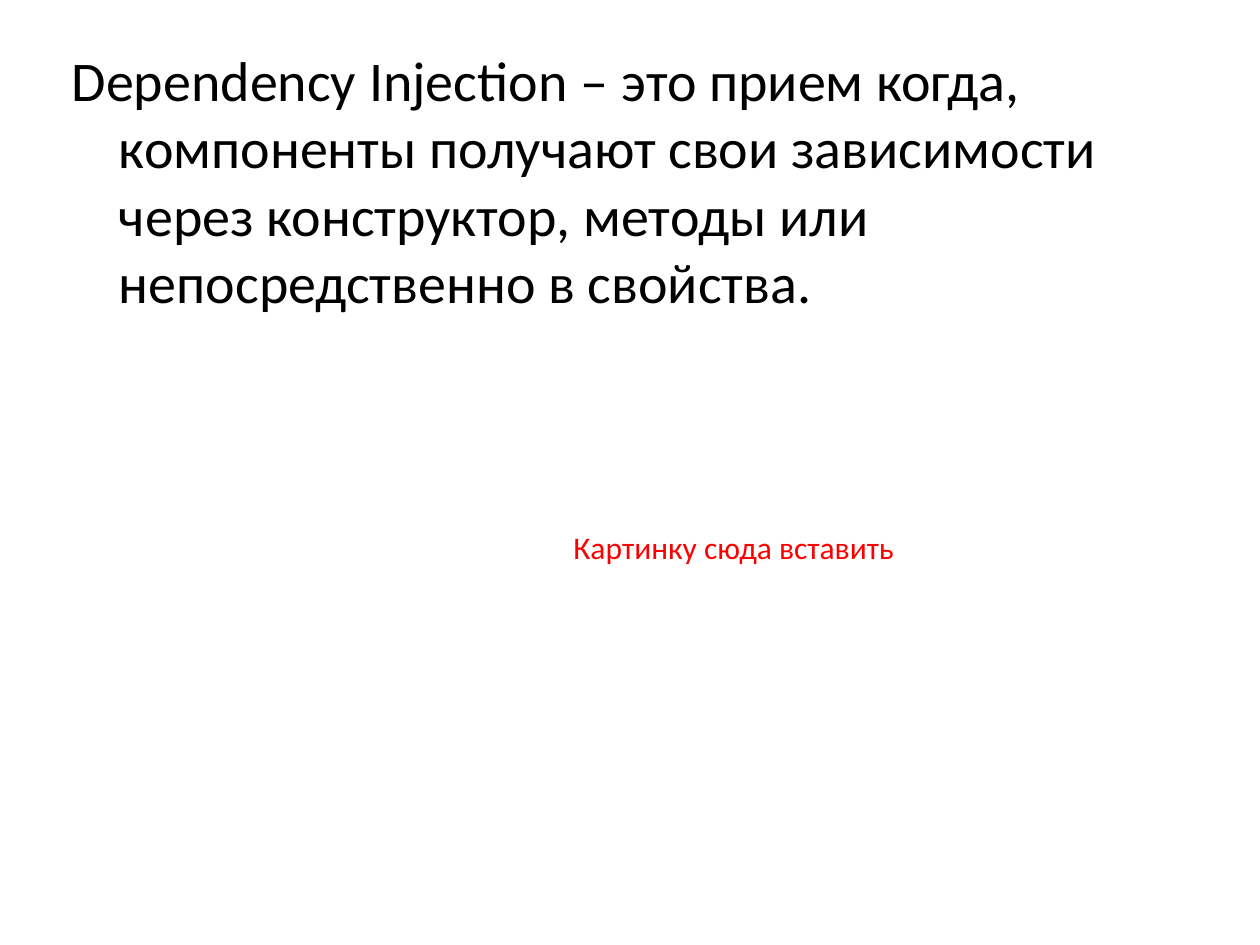
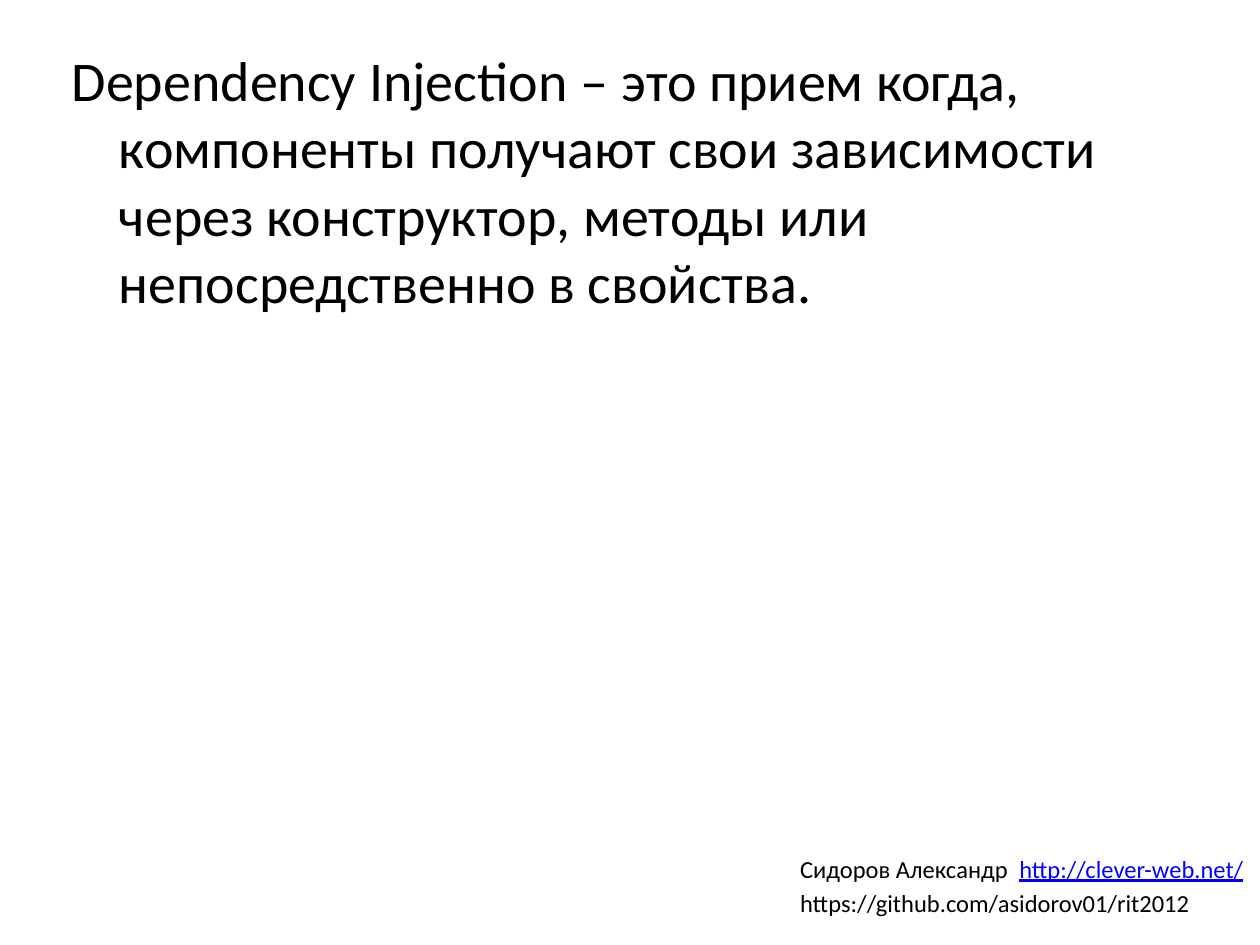
Before and after one commit to asidorov01/rit2012, a slide deck: slide 8 of Inversion of Control.pptx. Drawn at 1260x945 pixels with LibreOffice and Linux fonts; fonts in the diff are those of the drawing. Boxes give left, top, right and bottom in pixels: in the first picture for what was removed or moved away, otherwise in the second. Text is boxed around its words. In the diff, an @@ line names an element or a change of style, - is before the commit and + after.

```diff
--- a/Inversion of Control.pptx
+++ b/Inversion of Control.pptx
@@ text removed at [573,538,894,565] @@
-Картинку сюда вставить
@@ text added at [800,861,1243,917], 14 pt, text #000000 @@
+Сидоров Александр http://clever-web.net/
+https://github.com/asidorov01/rit2012
```
Also in this commit, not shown: 6 other slides changed, 6 slides added, 2 slides removed, 13 other files.
